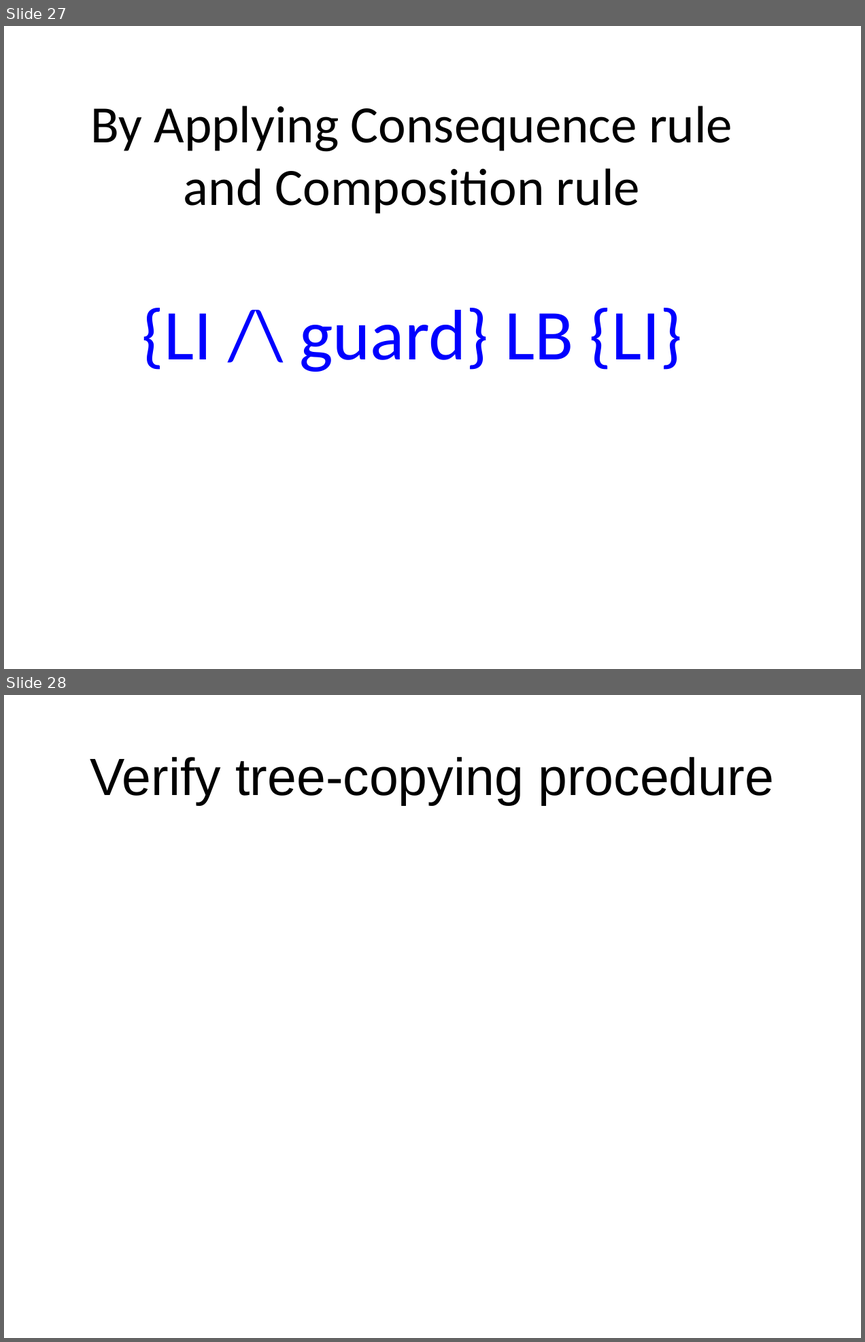
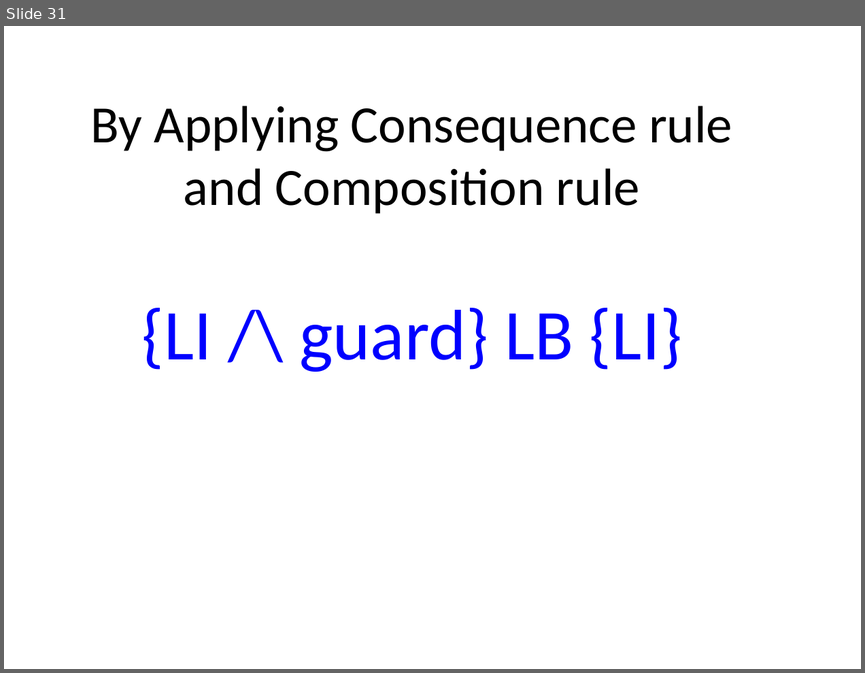
Before and after one commit to xiaohe27/Papers4Courses, a slide deck: FM/presentations/Overview of Separation Logic.ppt. Shown one above the other, each under a label of ours: slides 27 and 28 before the commit, slide 31 after it. The pictures are 865x1342 and 865x673 pixels, drawn with LibreOffice and Linux fonts; fonts in the diff are those of the drawing. Boxes give left, top, right and bottom in pixels: in the first picture for what was removed or moved away, otherwise in the second. Text is boxed around its words. In the diff, an @@ line names an element or a change of style, - is before the commit and + after.

```diff
--- a/FM/presentations/Overview of Separation Logic.ppt
+++ b/FM/presentations/Overview of Separation Logic.ppt
@@ slide 28 removed at (4, 695, 861, 1338), background #FFFFFF @@
@@ title removed at (90, 757, 774, 805) @@
-Verify tree-copying procedure
@@ what was slide 27 is now slide 31 @@
```
Also in this commit, not shown: 1 slide changed, 6 slides added, 1 other file.
